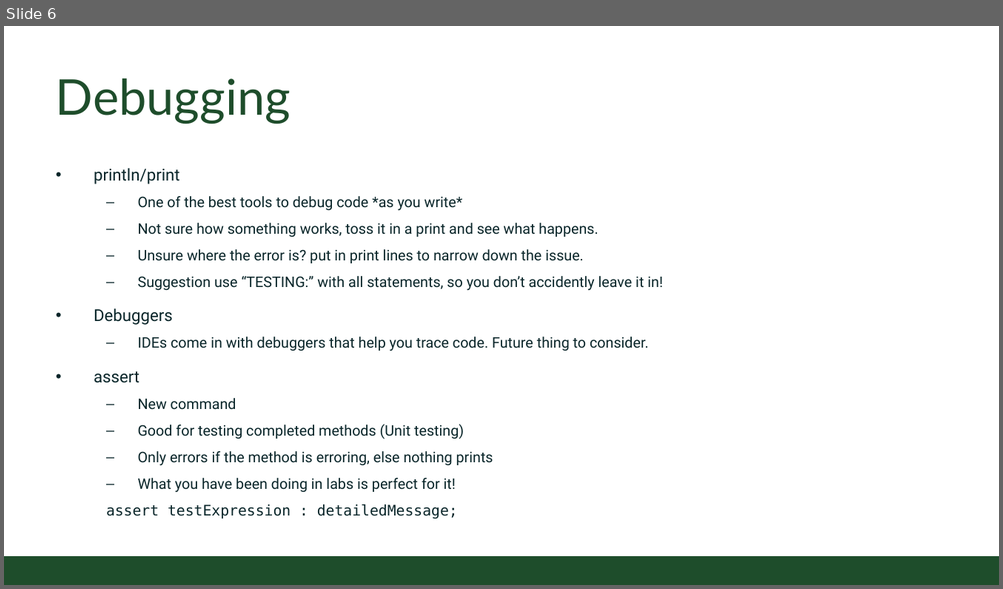
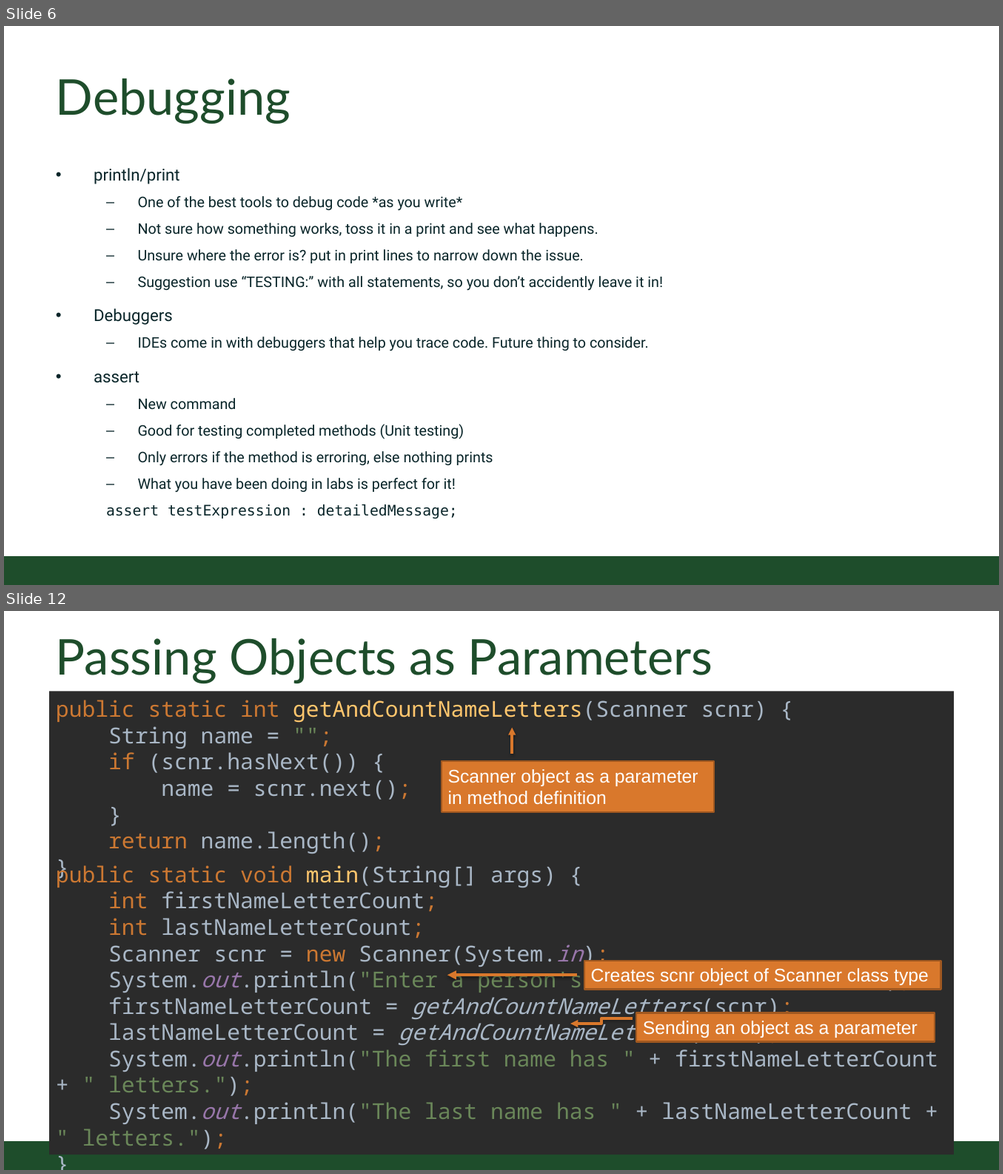
Before and after one commit to CSU-CompSci-CS163-4/Handouts, a slide deck: slides/On-Campus/06_03_MoreMethods.pptx. Shown one above the other, each under a label of ours: slide 6 before the commit, slides 6 and 12 after it; the slides between them are not shown. The pictures are 1003x589 and 1003x1174 pixels, drawn with LibreOffice and Linux fonts; fonts in the diff are those of the drawing; background and template pictures are left out. Boxes give left, top, right and bottom in pixels: in the first picture for what was removed or moved away, otherwise in the second. Text is boxed around its words. In the diff, an @@ line names an element or a change of style, - is before the commit and + after.

```diff
--- a/slides/On-Campus/06_03_MoreMethods.pptx
+++ b/slides/On-Campus/06_03_MoreMethods.pptx
@@ slide 12 added at [4, 611, 999, 1170], background #FFFFFF; not listed: 1 template element that a slide beside it also shows @@
@@ title added at [56, 638, 713, 684], 54 pt, text #1E4D2B @@
+Passing Objects as Parameters
@@ rectangle added at [49, 692, 954, 884], fill #2B2B2B, 24 pt, text #A9B7C6 @@
+public static int getAndCountNameLetters(Scanner scnr) {
+String name = "";
+if (scnr.hasNext()) {
+name = scnr.next();
+}
+return name.length();
+}
@@ arrow added from (512, 754) to (512, 727), #D9782C 2.75 pt @@
@@ rectangle added at [441, 761, 714, 812], fill #D9782C, outline #A15921 2 pt, 20 pt, text #FFFFFF @@
+Scanner object as a parameter in method definition
@@ rectangle added at [49, 883, 954, 1156], fill #2B2B2B, 24 pt, text #A9B7C6 @@
+public static void main(String[] args) {
+int firstNameLetterCount;
+int lastNameLetterCount;
+Scanner scnr = new Scanner(System.in);
+System.out.println("Enter a person's first and last names:");
+firstNameLetterCount = getAndCountNameLetters(scnr);
+lastNameLetterCount = getAndCountNameLetters(scnr);
+System.out.println("The first name has " + firstNameLetterCount + " letters.");
+System.out.println("The last name has " + lastNameLetterCount + " letters.");
+}
@@ rectangle added at [584, 961, 941, 990], fill #D9782C, outline #A15921 2 pt, 20 pt, text #FFFFFF @@
+Creates scnr object of Scanner class type
@@ arrow added from (577, 975) to (447, 975), #D9782C 3.25 pt @@
@@ elbow arrow added from (632, 1019) to (570, 1024), #D9782C 2.75 pt @@
@@ rectangle added at [636, 1013, 934, 1042], fill #D9782C, outline #A15921 2 pt, 20 pt, text #FFFFFF @@
+Sending an object as a parameter
```
Also in this commit, not shown: 2 slides changed, 5 other slides added, 2 other files.
